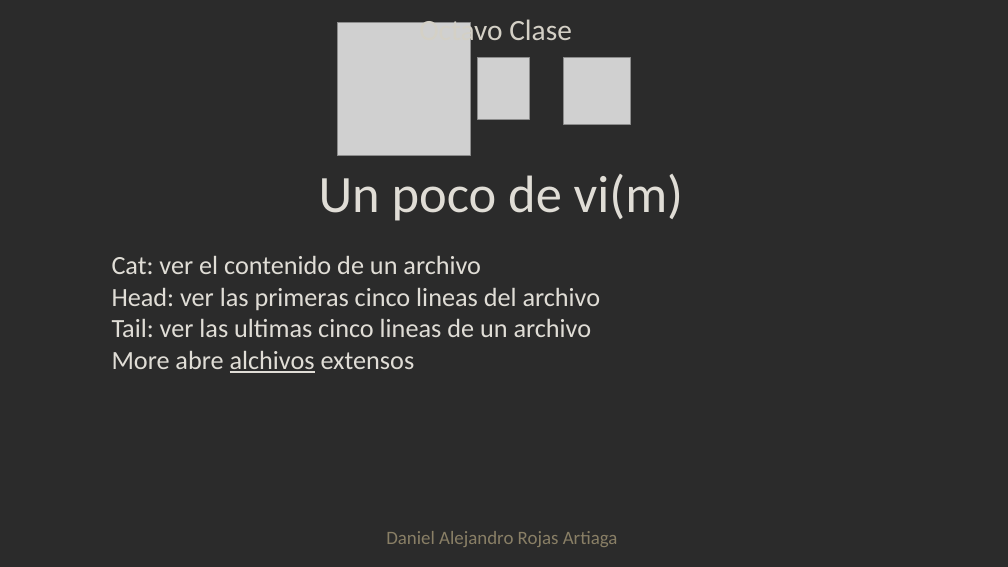
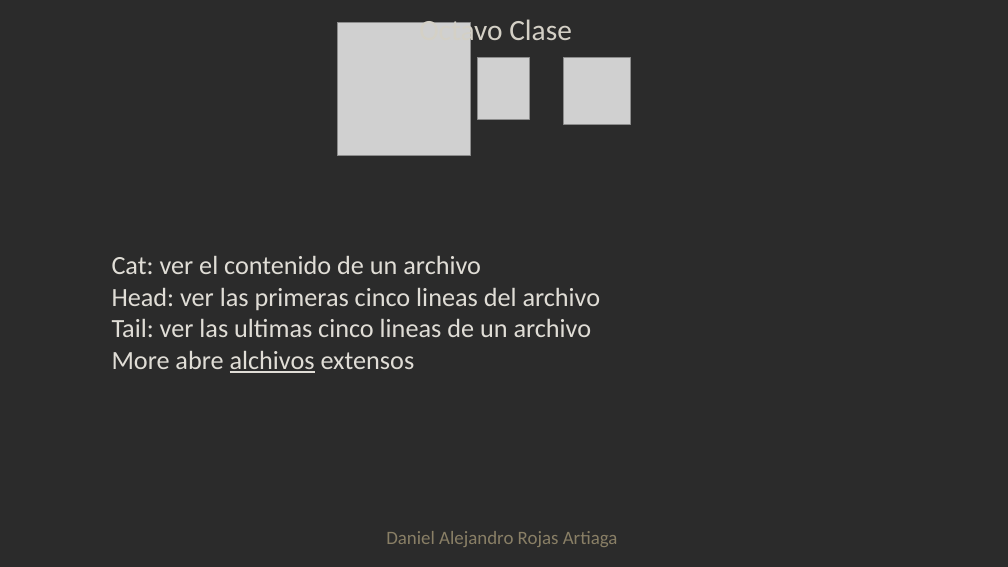
Before and after one commit to l20j45/Leonardo, a slide deck: slide 7 of Clases/Clase 8/clase 8.pptx. Drawn at 1008x567 pixels with LibreOffice and Linux fonts; fonts in the diff are those of the drawing; grey boxes stand for pictures; background and template pictures are left out; a plain dark background stands for a picture behind light text. Boxes give left, top, right and bottom in pixels: in the first picture for what was removed or moved away, otherwise in the second. Text is boxed around its words. In the diff, an @@ line names an element or a change of style, - is before the commit and + after.

```diff
--- a/Clases/Clase 8/clase 8.pptx
+++ b/Clases/Clase 8/clase 8.pptx
@@ text removed at (x1=319, y1=174, x2=683, y2=221) @@
-Un poco de vi(m)
```
Also in this commit, not shown: 2 other slides changed, 3 other files.
